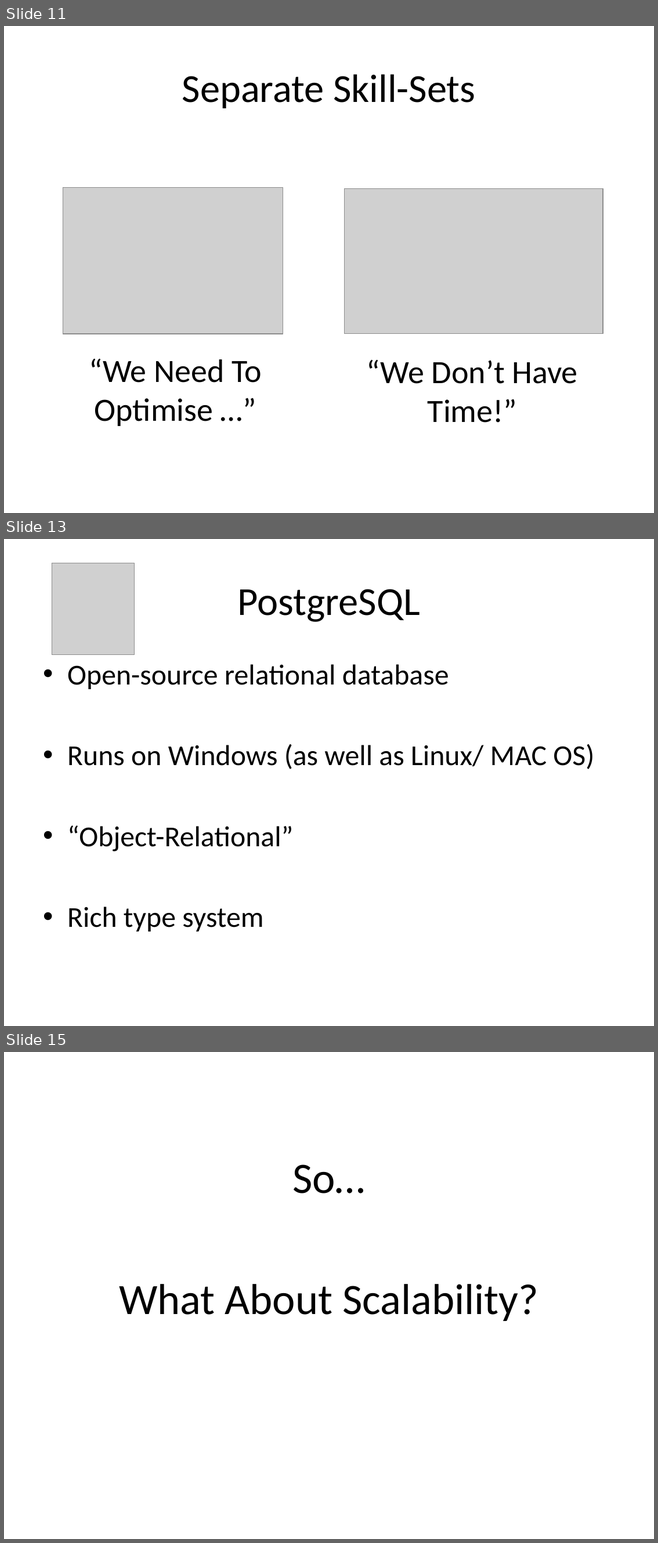
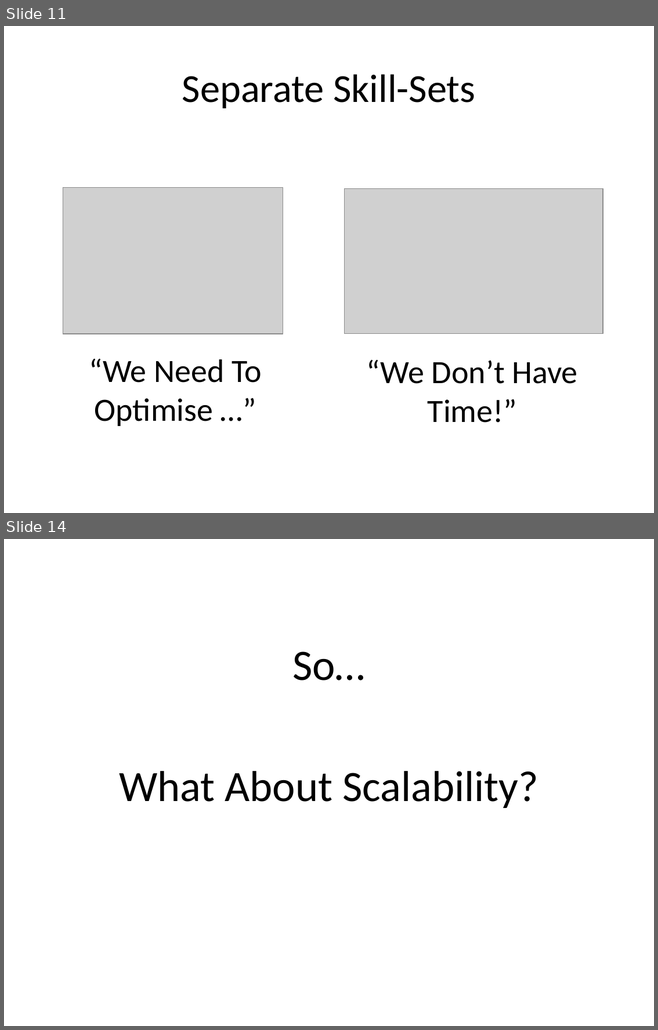
Before and after one commit to alexdgarland/database-demos, a slide deck: Slides/Not Only SQL - Picking A Database for DotNET.pptx. Shown one above the other, each under a label of ours: slides 11, 13 and 15 before the commit, slides 11 and 14 after it; the slides between them are not shown. The pictures are 658x1543 and 658x1030 pixels, drawn with LibreOffice and Linux fonts; fonts in the diff are those of the drawing; grey boxes stand for pictures. Boxes give left, top, right and bottom in pixels: in the first picture for what was removed or moved away, otherwise in the second. Text is boxed around its words. In the diff, an @@ line names an element or a change of style, - is before the commit and + after.

```diff
--- a/Slides/Not Only SQL - Picking A Database for DotNET.pptx
+++ b/Slides/Not Only SQL - Picking A Database for DotNET.pptx
@@ slide 13 removed at (4,539,654,1026), background #FFFFFF @@
@@ picture removed at (52,563,134,654) @@
@@ title removed at (238,589,420,622) @@
-PostgreSQL
@@ text removed at (67,664,594,932) @@
-• Open-source relational database
-• Runs on Windows (as well as Linux/ MAC OS)
-• “Object-Relational”
-• Rich type system
@@ what was slide 15 is now slide 14 @@
```
Also in this commit, not shown: 1 slide changed, 2 slides added, 1 other slide removed.
